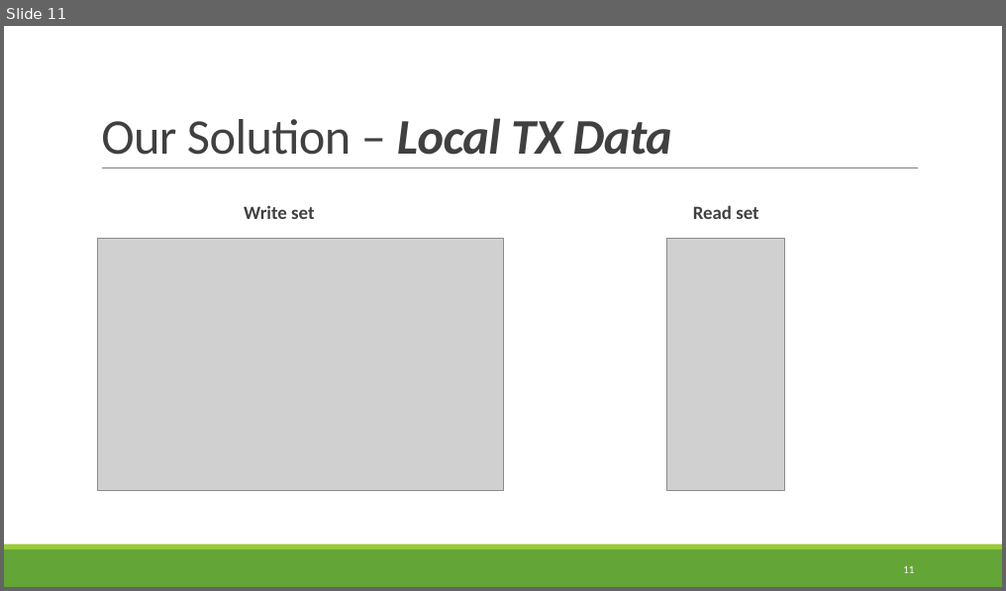
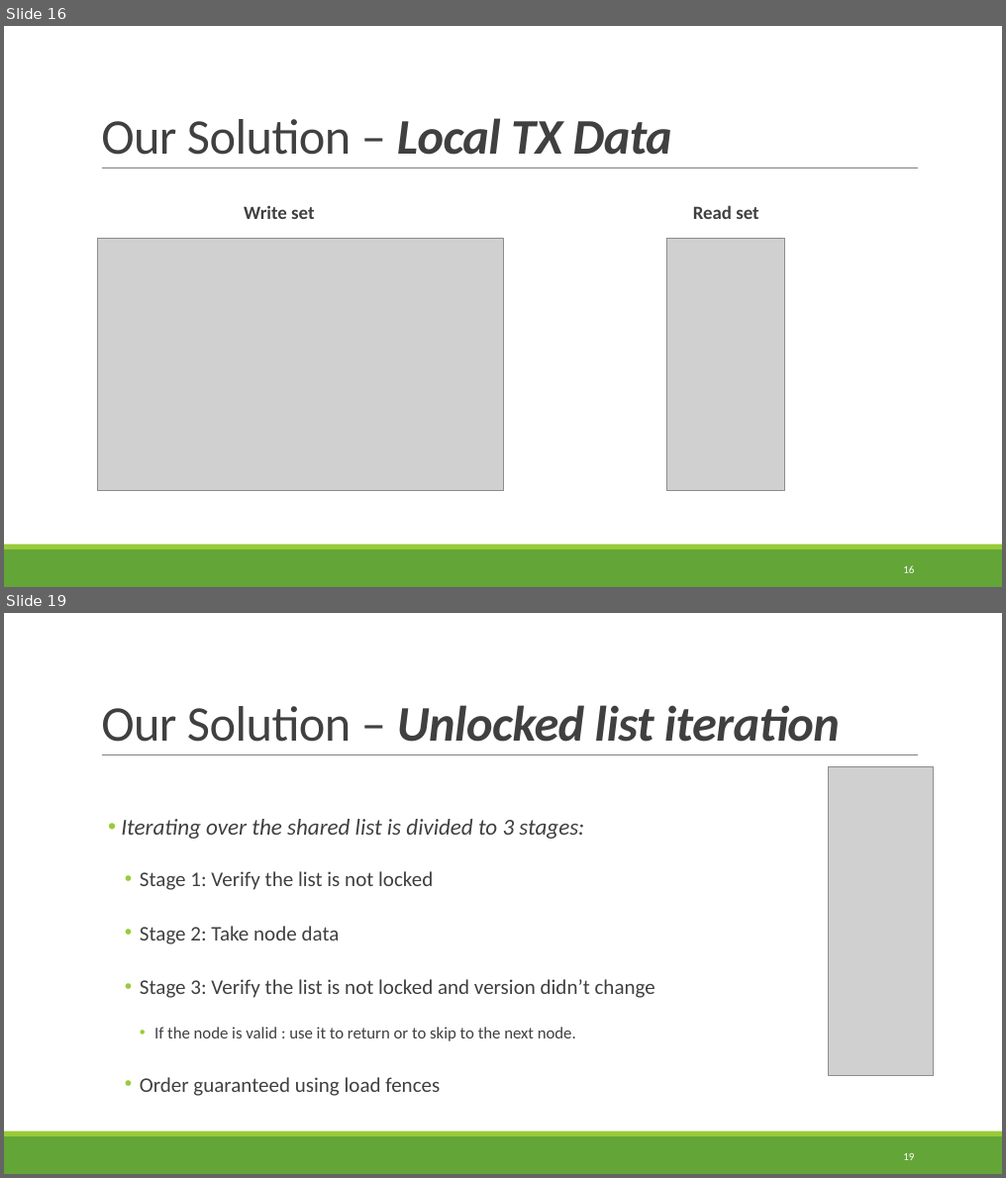
Before and after one commit to itssapir/TXHashMap, a slide deck: Docs/Presentation_final.pptx. Shown one above the other, each under a label of ours: slide 11 before the commit, slides 16 and 19 after it; the slides between them are not shown. The pictures are 1006x591 and 1006x1178 pixels, drawn with LibreOffice and Linux fonts; fonts in the diff are those of the drawing; grey boxes stand for pictures. Boxes give left, top, right and bottom in pixels: in the first picture for what was removed or moved away, otherwise in the second. Text is boxed around its words. In the diff, an @@ line names an element or a change of style, - is before the commit and + after.

```diff
--- a/Docs/Presentation_final.pptx
+++ b/Docs/Presentation_final.pptx
@@ slide 19 added at [4,613,1002,1174], background #FFFFFF; not listed: 3 template elements that a slide beside it also shows @@
@@ title added at [101,705,840,742], 48 pt, text #404040, bold, italic @@
+Our Solution – Unlocked list iteration
@@ picture added at [829,767,933,1076] @@
@@ text added at [121,819,655,1096], 20 pt, text #404040 @@
+• Iterating over the shared list is divided to 3 stages:
+  • Stage 1: Verify the list is not locked
+  • Stage 2: Take node data
+  • Stage 3: Verify the list is not locked and version didn’t change
+    • If the node is valid : use it to return or to skip to the next node.
+  • Order guaranteed using load fences
@@ page number added at [903,1154,914,1160], 10.5 pt, text #FFFFFF @@
+19
@@ what was slide 11 is now slide 16 @@
@@ page number at [903,566,914,573]: text changed @@
-11
+16
```
Also in this commit, not shown: 16 slides changed, 38 other slides added, 4 slides removed, 6 other files.
